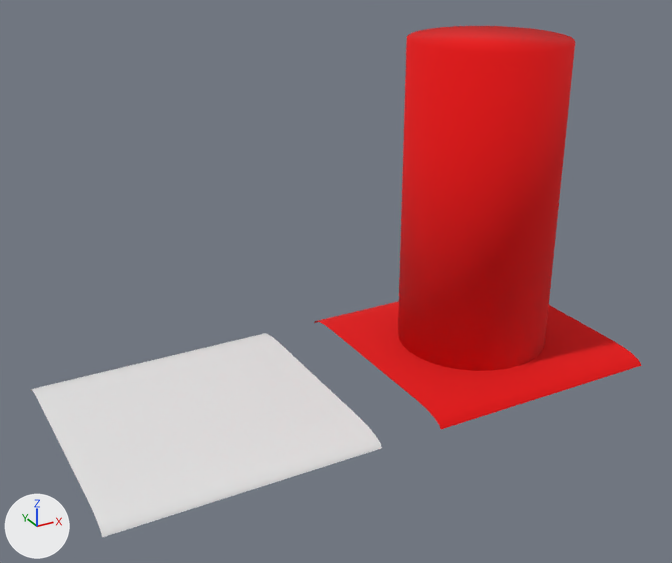
Before and after pictures for a commit that changed the glTF model hoppy-gull/rounded_plank.glb.
The view is the same before and after, from a 50 mm camera at (-0.79, -2.29, 1.56) aimed at (0.45, -0.04, 0.44). The axes (+X, +Y, +Z) are drawn at lower left. The lights are the same throughout. The picture after the commit comes second. Where no turn or scale is listed for an object, it has been applied to the vertices. Vertices at exactly the same position are counted once.

The first picture shows 'fisherman_plank', 'rounded_plank'.
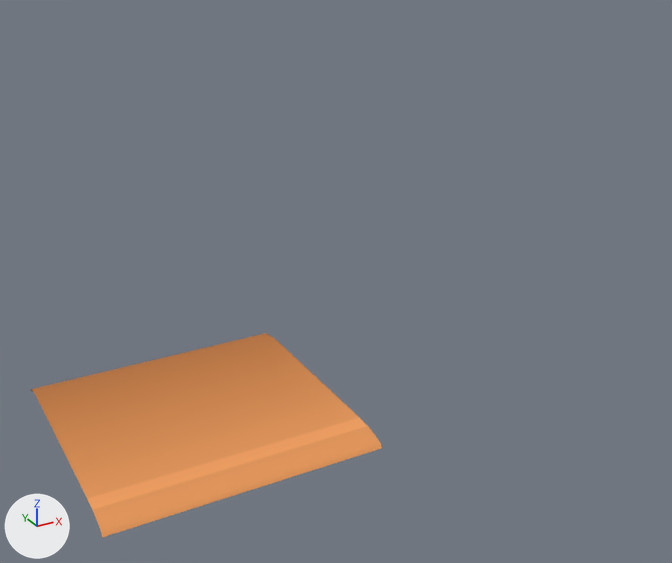
Pixel boxes [x1, y1, x2, y2] of what changed, in the pictures (672 x 563 px):
'fisherman_plank', deleted (red)
    before: [314, 26, 641, 429]
'rounded_plank', recoloured, surface changed (white to orange)
    both: [31, 333, 382, 537]

The edits, one by one:
Picture 'gr-1' (img_gr_1) is new.
Material 'Material.001' (mat_material_001) is new.
Its texture is img_gr_1.
Its roughness is 1.0.
me_cube_001 has 20 vertices, 18 faces and spans x -0.4..0.4, y -0.4..0.4, z 0.068..0.1.
me_cube_001 is used by ob_rounded_plank; location (0.0, 0.0, 0.0).
me_cube_001 part 1: texture (UV) coordinates of 18 of 18 faces, centred in x -0.133..0.133, y -0.397..0.397, z 0.072..0.1, changed; they spanned u 0.59..0.88, v 0.25..1.0 and now span u 0.26..0.37, v 0.02..0.99.
me_cube_001 gains material mat_material_001 (picture img_gr_1).
Object 'fisherman_plank' (ob_fisherman_plank) is deleted.
